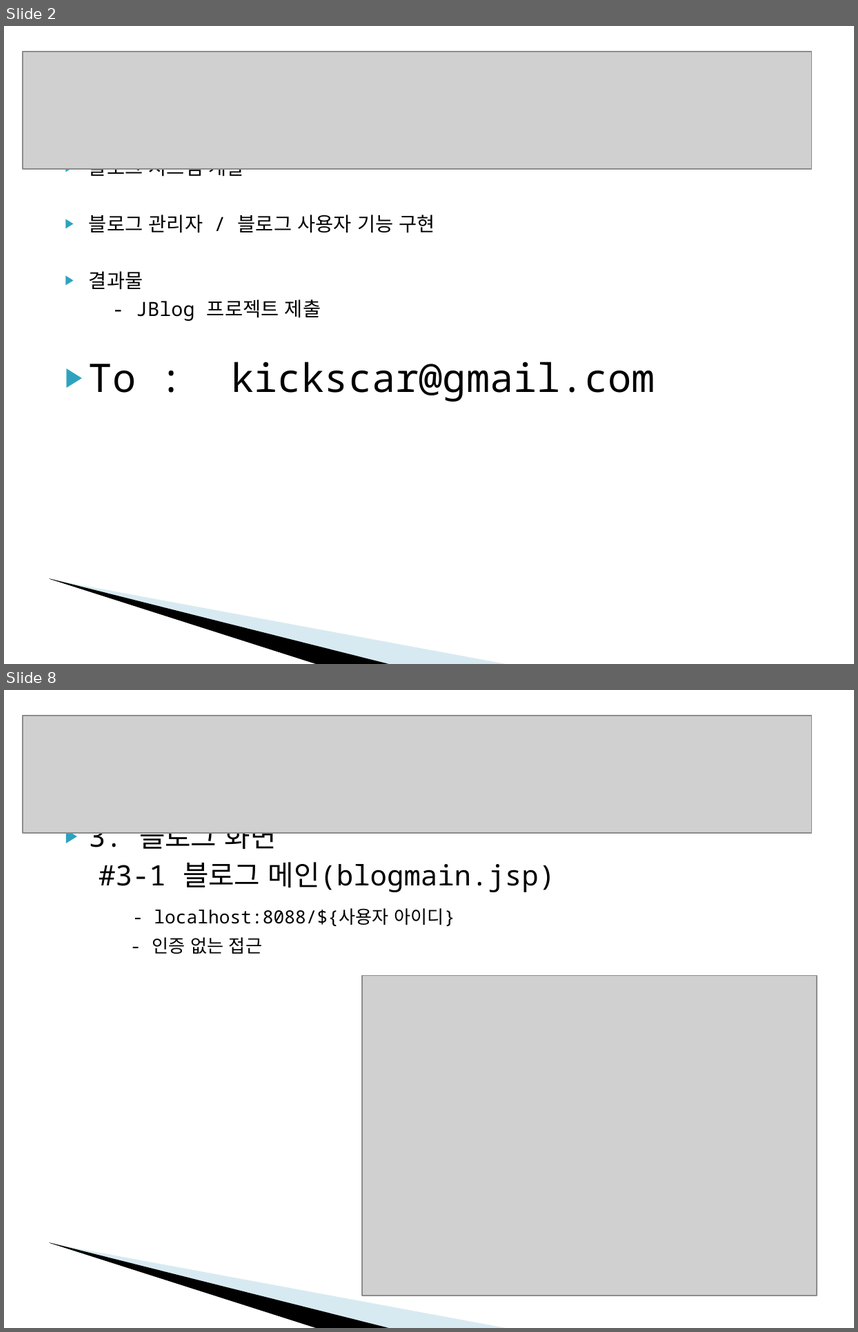
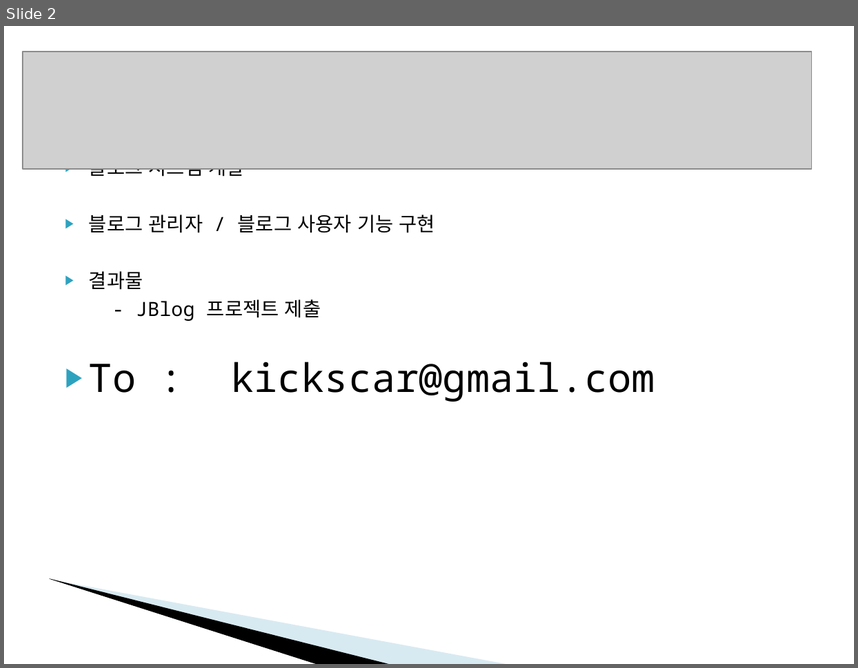
Before and after one commit to babamba/jblog-1, a slide deck: docs/SpringMVC-평가과제.ppt. Shown one above the other, each under a label of ours: slides 2 and 8 before the commit, slide 2 after it; the slides between them are not shown. The pictures are 858x1332 and 858x668 pixels, drawn with LibreOffice and Linux fonts; fonts in the diff are those of the drawing; grey boxes stand for pictures; background and template pictures are left out. Boxes give left, top, right and bottom in pixels: in the first picture for what was removed or moved away, otherwise in the second. Text is boxed around its words. In the diff, an @@ line names an element or a change of style, - is before the commit and + after.

```diff
--- a/docs/SpringMVC-평가과제.ppt
+++ b/docs/SpringMVC-평가과제.ppt
@@ slide 8 removed at (4, 690, 854, 1328), background #FFFFFF; not listed: 2 template elements that a slide beside it also shows @@
@@ picture removed at (23, 716, 811, 833) @@
@@ text removed at (99, 832, 555, 954) @@
-▶ 3. 블로그 화면
-#3-1 블로그 메인(blogmain.jsp)
-- localhost:8088/${사용자 아이디}
-- 인증 없는 접근
@@ picture removed at (362, 976, 817, 1295) @@
```
Also in this commit, not shown: 4 slides changed, 6 slides added, 7 other slides removed.
